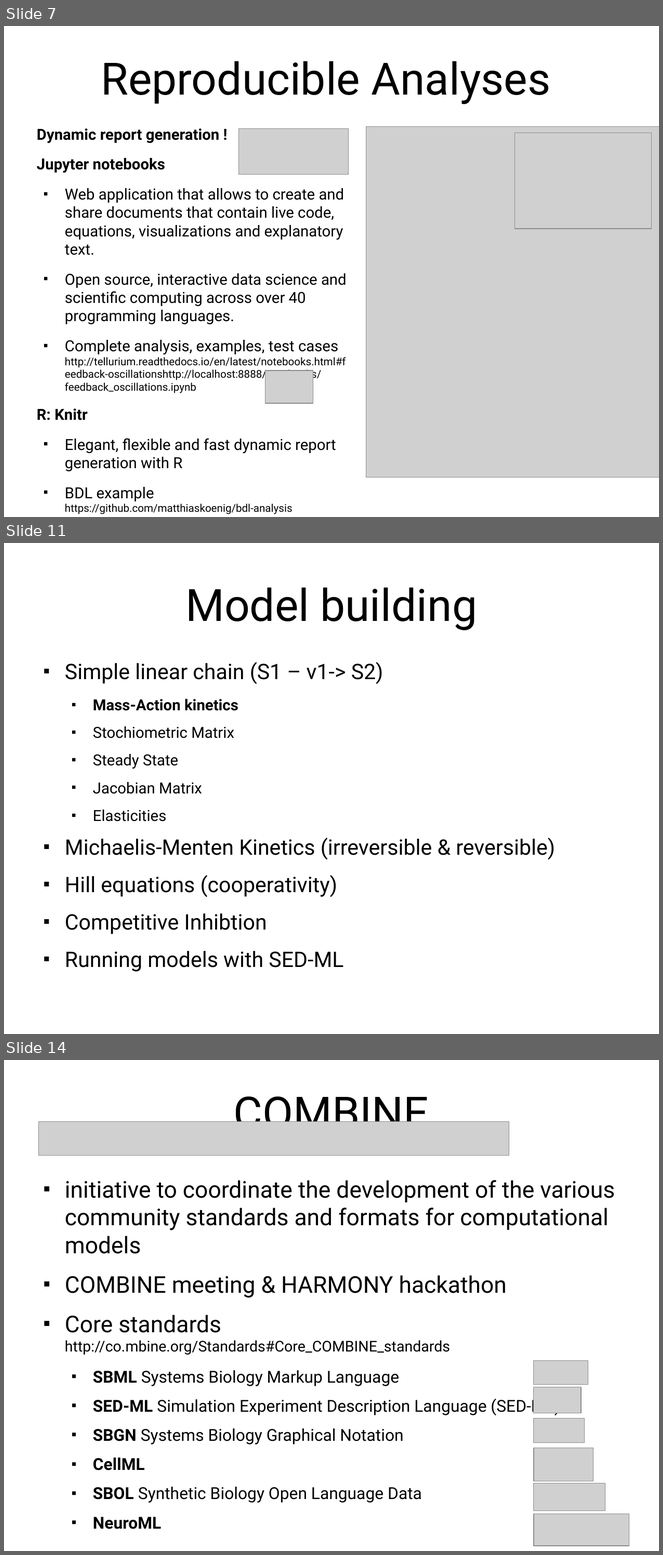
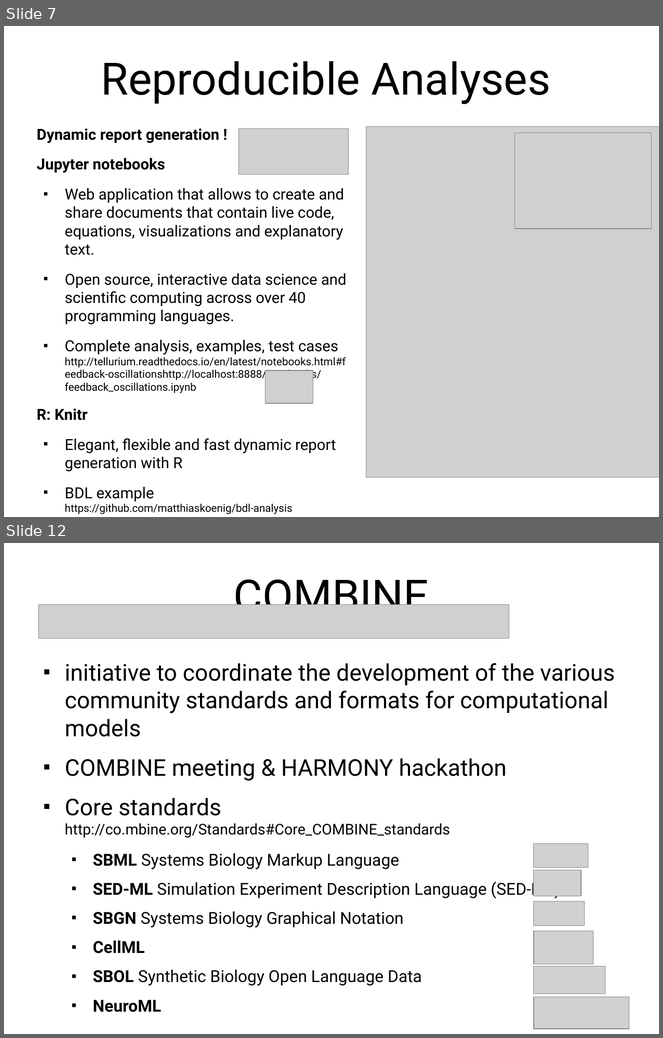
Before and after one commit to matthiaskoenig/lisym-tutorial, a slide deck: presentation/lisym-tutorial.odp. Shown one above the other, each under a label of ours: slides 7, 11 and 14 before the commit, slides 7 and 12 after it; the slides between them are not shown. The pictures are 663x1555 and 663x1038 pixels, drawn with LibreOffice and Linux fonts; fonts in the diff are those of the drawing; grey boxes stand for pictures. Boxes give left, top, right and bottom in pixels: in the first picture for what was removed or moved away, otherwise in the second. Text is boxed around its words. In the diff, an @@ line names an element or a change of style, - is before the commit and + after.

```diff
--- a/presentation/lisym-tutorial.odp
+++ b/presentation/lisym-tutorial.odp
@@ slide 11 removed at [4, 543, 659, 1034], background #FFFFFF @@
@@ title removed at [185, 587, 477, 630] @@
-Model building
@@ text removed at [65, 662, 555, 972] @@
-■ Simple linear chain (S1 – v1-> S2)
-  ■ Mass-Action kinetics
-  ■ Stochiometric Matrix
-  ■ Steady State
-  ■ Jacobian Matrix
-  ■ Elasticities
-■ Michaelis-Menten Kinetics (irreversible & reversible)
-■ Hill equations (cooperativity)
-■ Competitive Inhibtion
-■ Running models with SED-ML
@@ what was slide 14 is now slide 12 @@
```
Also in this commit, not shown: 5 slides changed, 2 slides added, 3 other slides removed, 4 other files.
